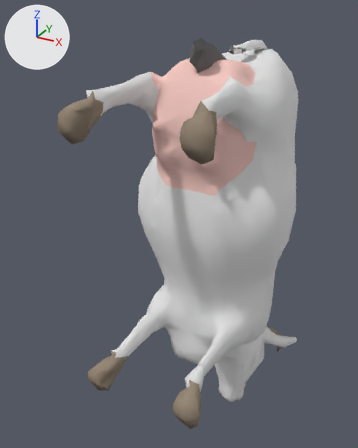
Two versions of the Blender file resources/cow.blend, one commit apart.
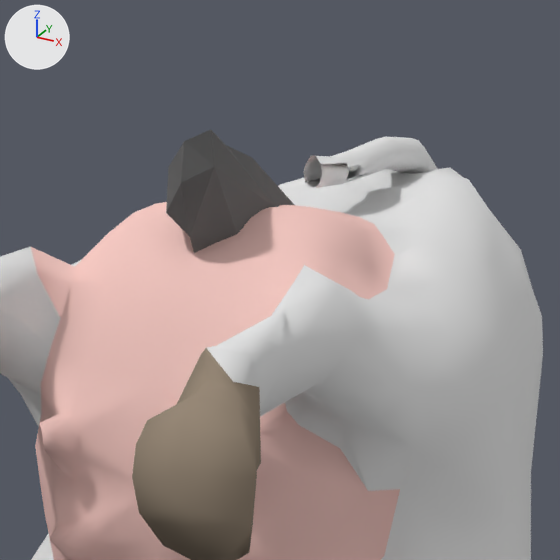
Each version is shown whole from a 50 mm camera at (0.731, -1.58, 0.867) aimed at (-0.153, 0.027, 0.064), then close up on the part from 40% to 85% of the width and 0% to 36% of the height. Every picture has the same lights, and +X, +Y and +Z are marked at upper left.

Objects in the first close-up: 'cow', 'cow.002'.
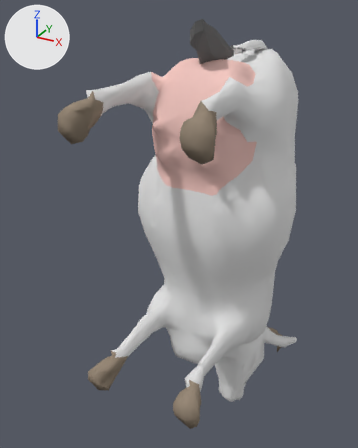
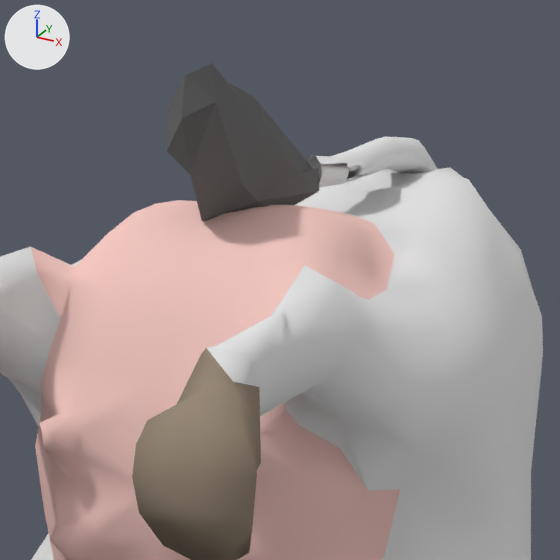
What differs and where, as boxes (x1, y1, x2, y2) in the close-ups (560 x 560 px):
```json
{"object": "cow", "change": "moved", "before": [166, 130, 294, 253], "after": [167, 63, 319, 221]}
```

Edits to the scene script, one JSON object a line:
```json
{"op": "set", "path": "ob_cow.location", "old": "(-0.022, -0.018, 0.029)", "new": "(-0.022, -0.018, 0.081)"}
```
